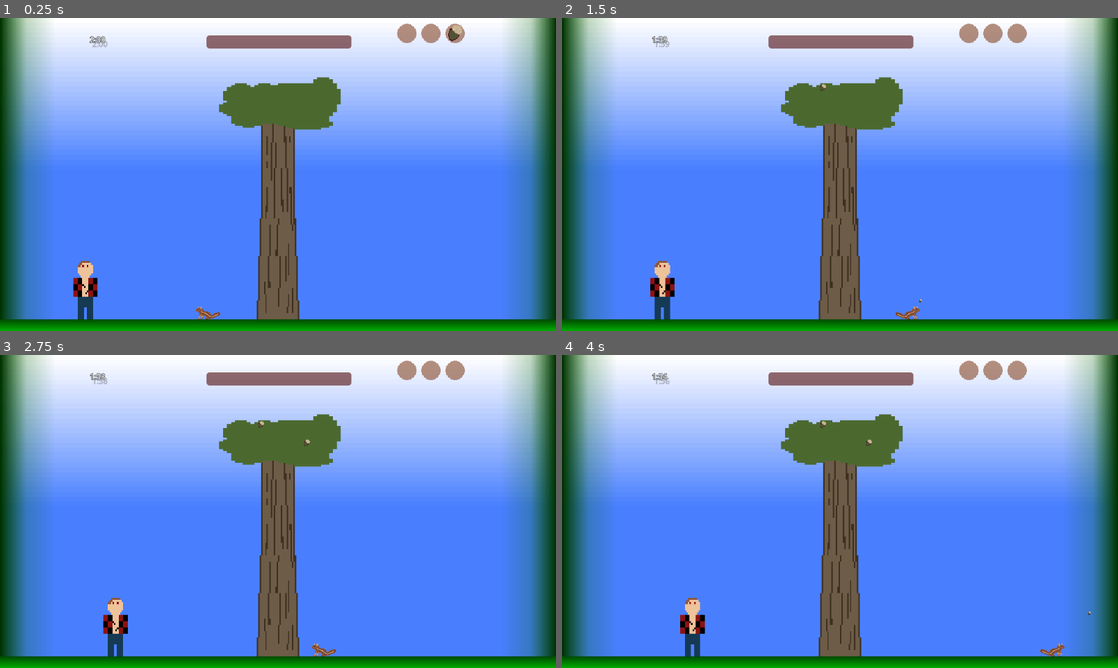
Above: before the commit, frames 1-4 (two rows, left to right).
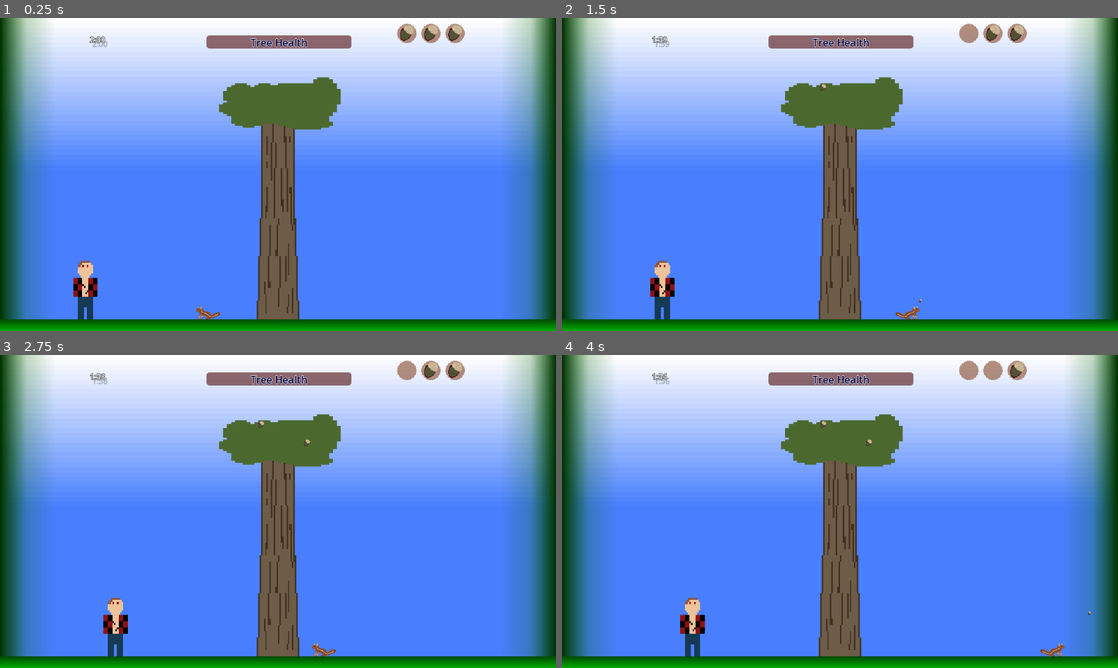
Above: after the commit, the same moments.

Repository: LeBroq/Ludam-Dare-56
Game: Godot game, scene res://Level/level.tscn
The game is run twice, just before and just after one commit, with the same random seed, the same clock (stepped at 60 frames per second) and the same inputs. The project has no main scene, so this scene is started directly.
Inputs:
- Up to frame 1 (0.25 s): no input
- Up to frame 2 (1.5 s): hold Right (ui_right) from 0.53 s (still down); tap X (Start, bound only after the commit) at 0.6 s; tap Up (ui_up) at 0.77 s; tap Space (Shoot) at 1.35 s
- Up to frame 3 (2.75 s): tap Up (ui_up) at 1.52 s; tap X (Start, bound only after the commit) at 1.55, 2.1 s; release Right (ui_right) at 2.03 s; hold Left (ui_left) from 2.03 s (still down)
- Up to frame 4 (4 s): release Left (ui_left) at 2.78 s; hold Right (ui_right) from 2.78 s (still down); tap X (Start, bound only after the commit) at 2.85, 3.8 s; tap Up (ui_up) at 3.02, 3.77 s; tap Space (Shoot) at 3.6 s

The runs differ from the first frame. In frame 1, 0.4% of the frame differs, in the area x 45-79%, y 2-10%; in frame 2, 0.4%; in frame 3, 0.4%; in frame 4, 0.3%.

Commit message:
Final version

Diff:
--- a/ludam-dare-56/Chipmunk/Scripts/character.gd
+++ b/ludam-dare-56/Chipmunk/Scripts/character.gd
@@ -14,7 +14,7 @@
 var state : ChipmunkState
 
 enum ForwardState{LEFT,RIGHT,DOWN,UP}
-var direction = ForwardState.RIGHT
+var direction = ForwardState.LEFT
 
 func _physics_process(delta: float) -> void:
 	if get_parent().processing:
--- a/ludam-dare-56/Level/level.tscn
+++ b/ludam-dare-56/Level/level.tscn
@@ -48,6 +48,11 @@
 shadow_size = 2
 shadow_color = Color(0, 0, 0, 0.164706)
 shadow_offset = Vector2(5, 9)
+
+[sub_resource type="LabelSettings" id="LabelSettings_fe64w"]
+font_size = 21
+font_color = Color(0, 0, 0.235294, 1)
+outline_size = 3
 
 [node name="Level" type="Node2D"]
 script = ExtResource("1_fdgd3")
@@ -179,7 +184,6 @@
 texture = ExtResource("7_stvgy")
 
 [node name="Acorn" parent="TextureRect" instance=ExtResource("8_tt6lj")]
-visible = false
 position = Vector2(20, 20)
 scale = Vector2(2.36, 2.4)
 collision_layer = 0
@@ -206,11 +210,20 @@
 texture = ExtResource("7_stvgy")
 
 [node name="Acorn" parent="TextureRect2" instance=ExtResource("8_tt6lj")]
-visible = false
 position = Vector2(20, 20)
 scale = Vector2(2.36, 2.4)
 collision_layer = 0
 collision_mask = 0
 
+[node name="TreeHealthLabel" type="Label" parent="."]
+offset_left = 428.0
+offset_top = 36.0
+offset_right = 728.0
+offset_bottom = 63.0
+text = "Tree Health"
+label_settings = SubResource("LabelSettings_fe64w")
+horizontal_alignment = 1
+vertical_alignment = 1
+
 [connection signal="timeout" from="Timer" to="." method="_on_timer_timeout"]
 [connection signal="pressed" from="Button" to="." method="_on_button_pressed"]
--- a/ludam-dare-56/project.godot
+++ b/ludam-dare-56/project.godot
@@ -36,6 +36,11 @@
 "events": [Object(InputEventKey,"resource_local_to_scene":false,"resource_name":"","device":0,"window_id":0,"alt_presse …(189 unchanged characters)…
 ]
 }
+Start={
+"deadzone": 0.5,
+"events": [Object(InputEventKey,"resource_local_to_scene":false,"resource_name":"","device":-1,"window_id":0,"alt_pressed":false,"shift_pressed":false,"ctrl_pressed":false,"meta_pressed":false,"pressed":false,"keycode":0,"physical_keycode":88,"key_label":0,"unicode":120,"location":0,"echo":false,"script":null)
+]
+}
 
 [rendering]
 
--- /dev/null
+++ b/ludam-dare-56/title_screen.gd
@@ -0,0 +1,6 @@
+extends Control
+
+
+func _process(delta: float) -> void:
+	if Input.is_action_just_pressed("Start"):
+			get_tree().change_scene_to_file("res://Level/level.tscn")
--- /dev/null
+++ b/ludam-dare-56/title_screen.gdshader
@@ -0,0 +1,14 @@
+shader_type canvas_item;
+
+void vertex() {
+	// Called for every vertex the material is visible on.
+}
+
+void fragment() {
+	// Called for every pixel the material is visible on.
+}
+
+//void light() {
+	// Called for every pixel for every light affecting the CanvasItem.
+	// Uncomment to replace the default light processing function with this one.
+//}
--- /dev/null
+++ b/ludam-dare-56/title_screen.tscn
@@ -0,0 +1,58 @@
+[gd_scene load_steps=5 format=3 uid="uid://5qrw6hnhhdk5"]
+
+[ext_resource type="Script" path="res://title_screen.gd" id="1_hjle3"]
+[ext_resource type="Texture2D" uid="uid://bq2kbveltag4a" path="res://acorn.png" id="2_singo"]
+
+[sub_resource type="LabelSettings" id="LabelSettings_s5k5a"]
+font_size = 66
+font_color = Color(0, 0.678431, 0, 1)
+outline_size = 10
+outline_color = Color(0, 0, 0, 1)
+shadow_size = 15
+shadow_color = Color(0, 0, 0, 0.470588)
+
+[sub_resource type="LabelSettings" id="LabelSettings_2jjno"]
+font_size = 46
+outline_size = 3
+outline_color = Color(0, 0, 0, 1)
+
+[node name="TitleScreen" type="Control"]
+layout_mode = 3
+anchors_preset = 15
+anchor_right = 1.0
+anchor_bottom = 1.0
+grow_horizontal = 2
+grow_vertical = 2
+script = ExtResource("1_hjle3")
+
+[node name="Label" type="Label" parent="."]
+layout_mode = 0
+offset_left = 265.0
+offset_top = 167.0
+offset_right = 870.0
+offset_bottom = 322.0
+text = "Chipmunk Defense"
+label_settings = SubResource("LabelSettings_s5k5a")
+horizontal_alignment = 1
+vertical_alignment = 1
+
+[node name="Sprite2D" type="Sprite2D" parent="."]
+position = Vector2(221, 251)
+scale = Vector2(2.53125, 2.40625)
+texture = ExtResource("2_singo")
+
+[node name="Sprite2D2" type="Sprite2D" parent="."]
+position = Vector2(916, 252)
+scale = Vector2(2.53125, 2.40625)
+texture = ExtResource("2_singo")
+
+[node name="Label2" type="Label" parent="."]
+layout_mode = 0
+offset_left = 409.0
+offset_top = 382.0
+offset_right = 744.0
+offset_bottom = 446.0
+text = "Press X to start"
+label_settings = SubResource("LabelSettings_2jjno")
+horizontal_alignment = 1
+vertical_alignment = 1
Not shown: 1 places in ludam-dare-56/Level/level.tscn that only renumber resources
